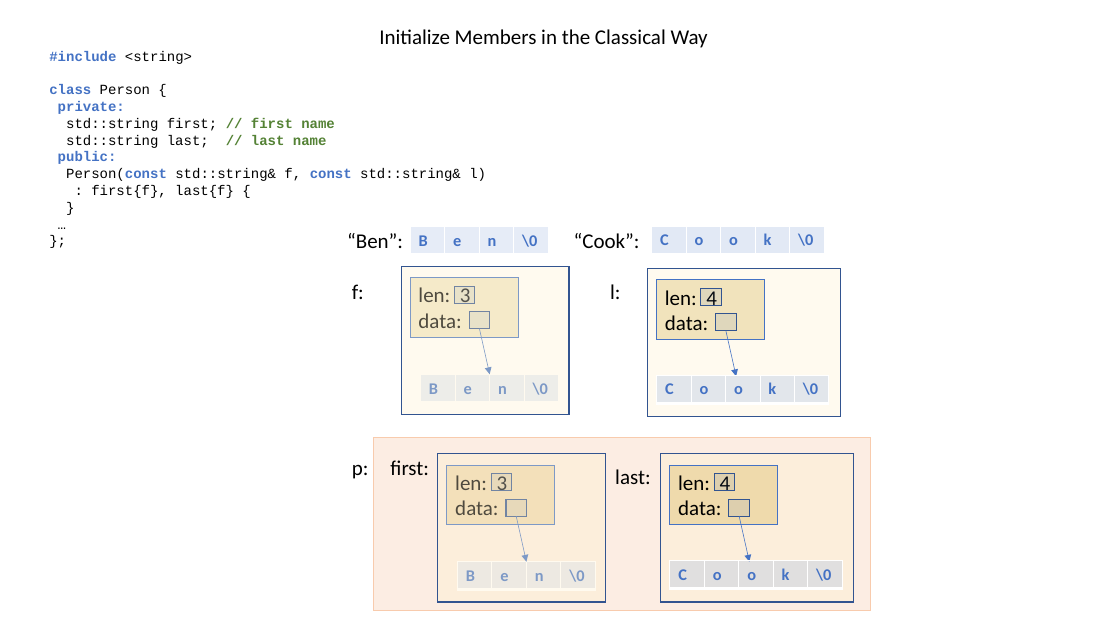
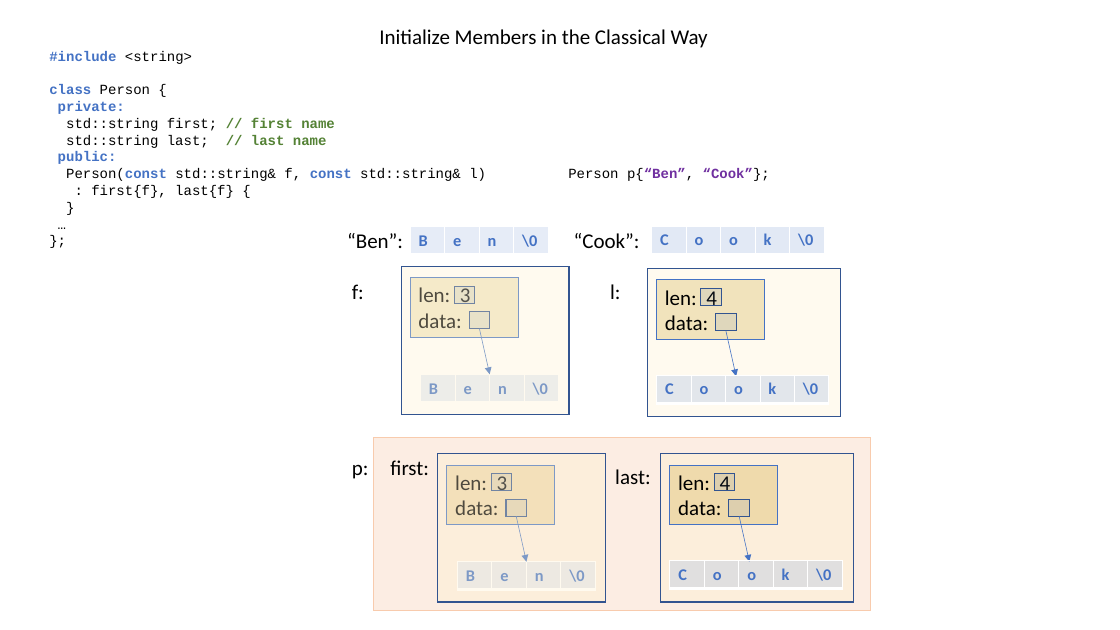
Before and after one commit to dimitarpg13/cpp_move_semantics, a slide deck: slide 2 of how_to_benefit_from_move_semantics/InitializeMembers.pptx. Drawn at 1120x630 pixels with LibreOffice and Linux fonts; fonts in the diff are those of the drawing. Boxes give left, top, right and bottom in pixels: in the first picture for what was removed or moved away, otherwise in the second. Text is boxed around its words. In the diff, an @@ line names an element or a change of style, - is before the commit and + after.

```diff
--- a/how_to_benefit_from_move_semantics/InitializeMembers.pptx
+++ b/how_to_benefit_from_move_semantics/InitializeMembers.pptx
@@ text added at <box>568,168,770,181</box>, 12 pt, text #000000 @@
+Person p{“Ben”, “Cook”};
```
Also in this commit, not shown: 1 slide added, 2 other files.
